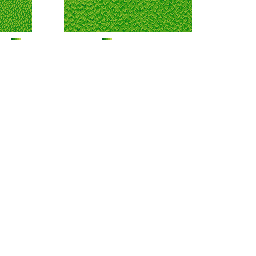
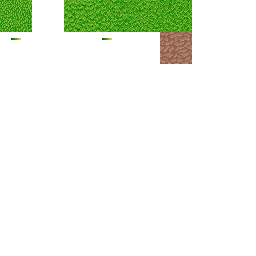
Two versions of the same layered image (256px x 256px). Layer-by-layer changes:
added layer "dirt shade" above "dirt base" over [160, 32, 192, 64]
added layer "dirt base" above "dark green" over [160, 32, 192, 64]
